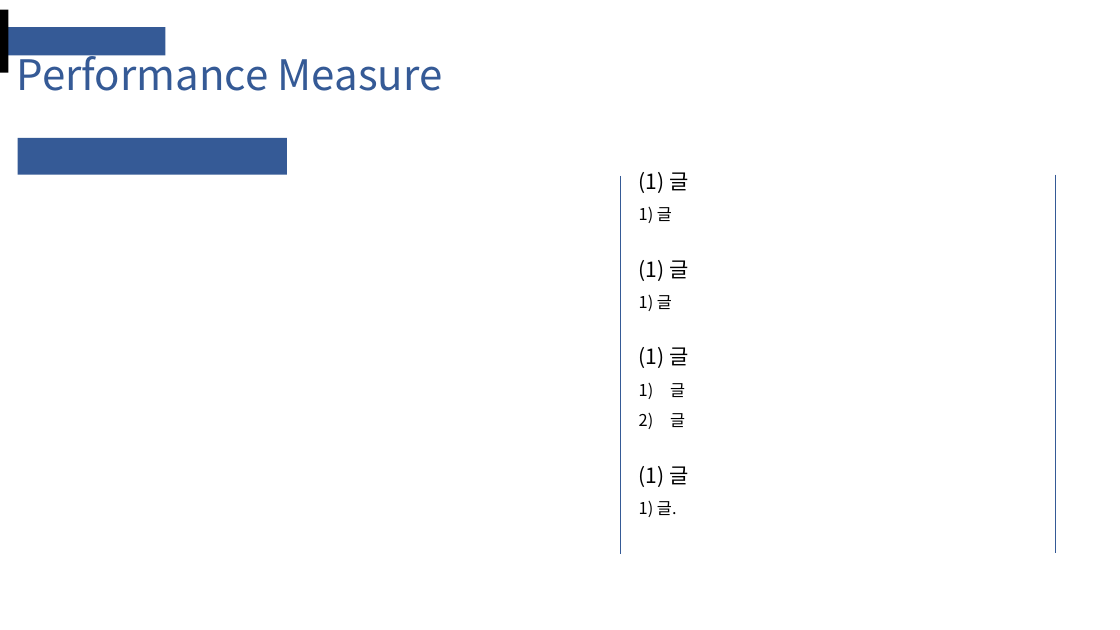
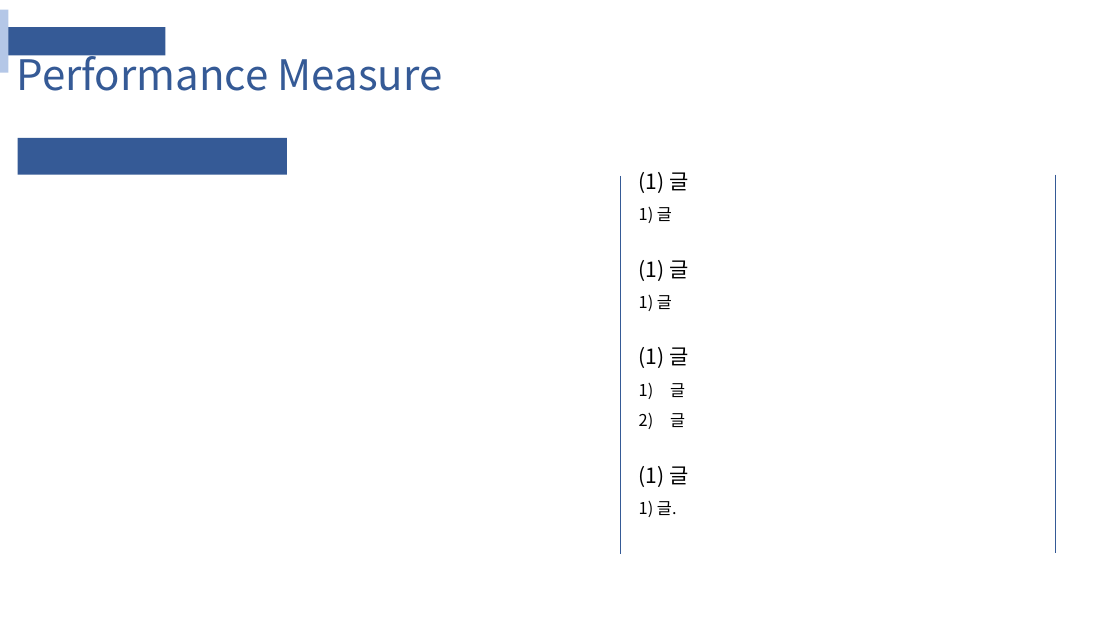
Before and after one commit to ddamddi/bigdata, a slide deck: slide 17 of ppt/[빅데이터]정영진 최종발표 템플릿 도안 준홍 수정.pptx (slide 15 before the commit). Drawn at 1120x630 pixels with LibreOffice and Linux fonts; fonts in the diff are those of the drawing. Boxes give left, top, right and bottom in pixels: in the first picture for what was removed or moved away, otherwise in the second. Text is boxed around its words. In the diff, an @@ line names an element or a change of style, - is before the commit and + after.

```diff
--- a/ppt/[빅데이터]정영진 최종발표 템플릿 도안 준홍 수정.pptx
+++ b/ppt/[빅데이터]정영진 최종발표 템플릿 도안 준홍 수정.pptx
@@ rectangle at (x1=0, y1=9, x2=8, y2=72): fill #000000 to #B4C7E7 @@
```
Also in this commit, not shown: 18 other slides changed, 2 slides added.
